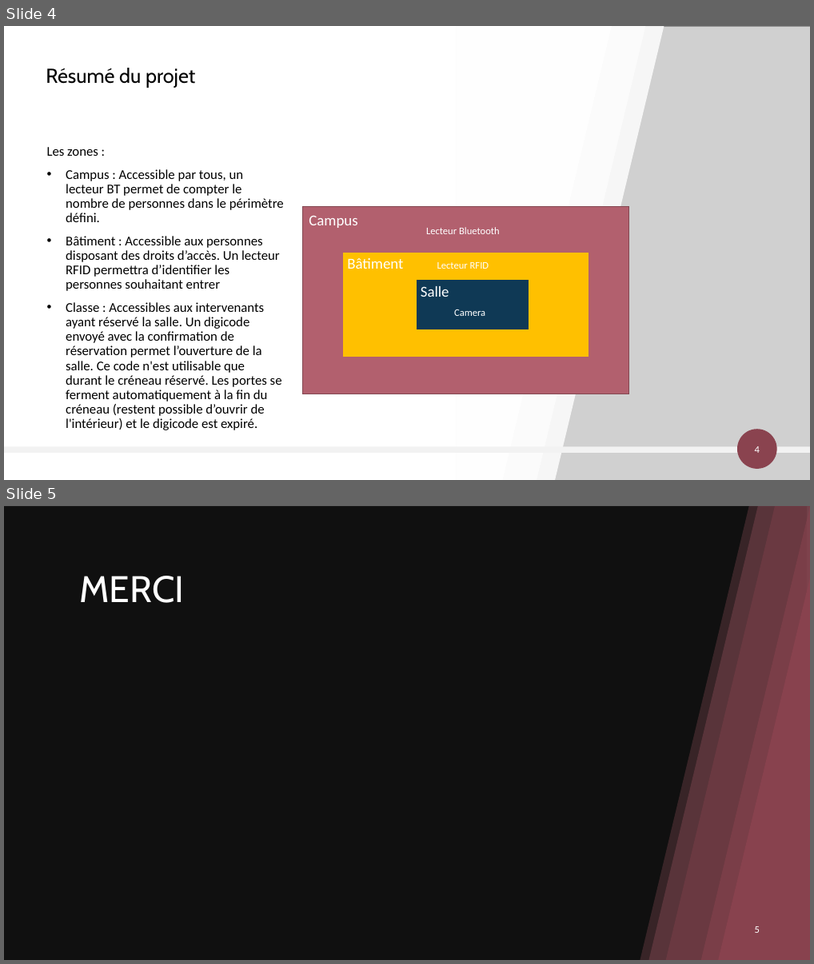
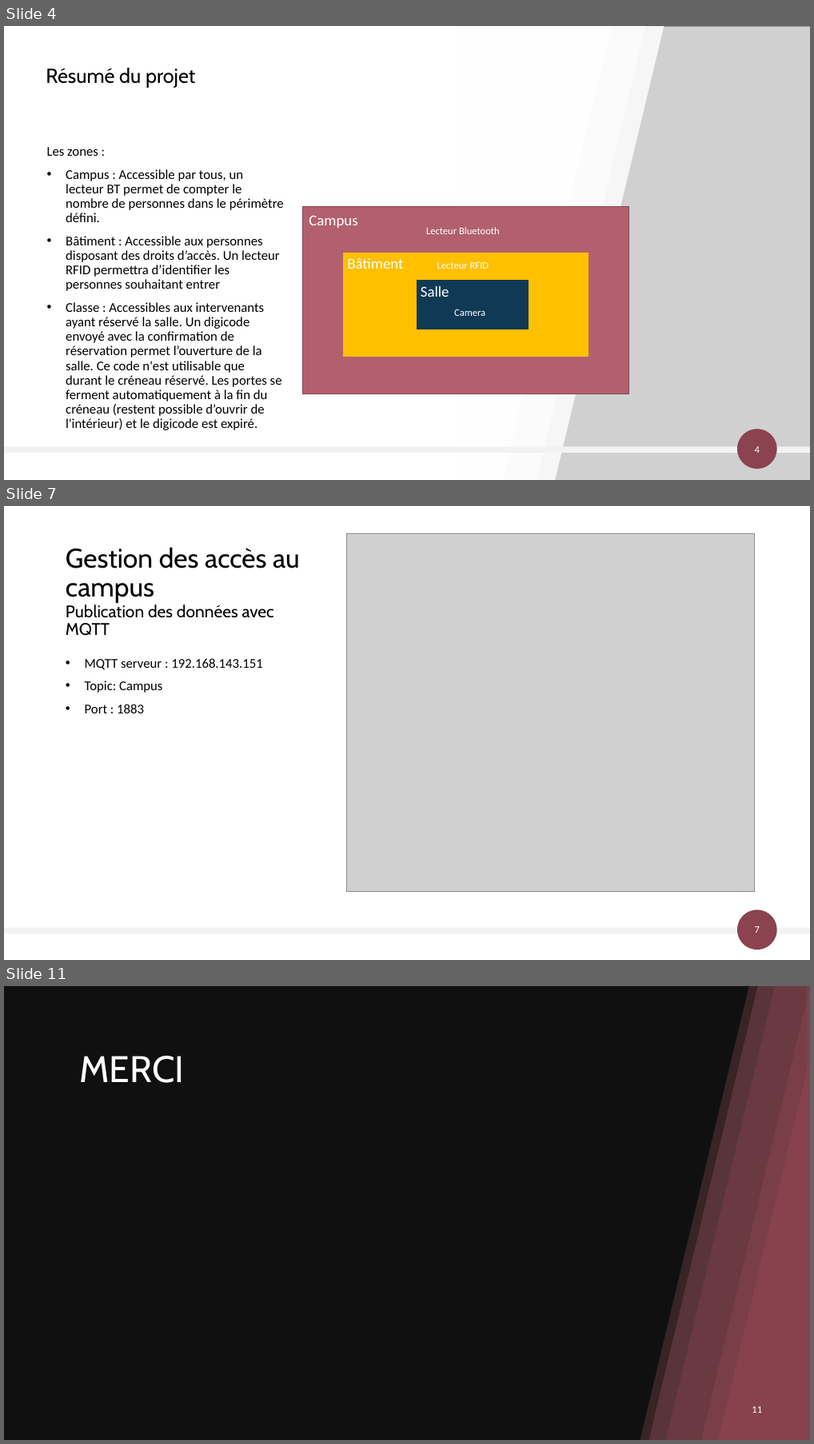
Before and after one commit to AlexandreSaxemard/GestionAccesBatiment, a slide deck: Docs/Gestion des accès au bâtiment.pptx. Shown one above the other, each under a label of ours: slides 4 and 5 before the commit, slides 4, 7 and 11 after it; the slides between them are not shown. The pictures are 814x964 and 814x1444 pixels, drawn with LibreOffice and Linux fonts; fonts in the diff are those of the drawing; grey boxes stand for pictures; background and template pictures are left out; a plain dark background stands for a picture behind light text. Boxes give left, top, right and bottom in pixels: in the first picture for what was removed or moved away, otherwise in the second. Text is boxed around its words. In the diff, an @@ line names an element or a change of style, - is before the commit and + after.

```diff
--- a/Docs/Gestion des accès au bâtiment.pptx
+++ b/Docs/Gestion des accès au bâtiment.pptx
@@ slide 7 added at [4,506,810,960], background #FFFFFF @@
@@ title added at [66,547,300,636], 20 pt, text #000000 @@
+Gestion des accès au campus
+Publication des données avec MQTT
@@ picture added at [347,534,755,892] @@
@@ text added at [85,658,262,713], 16 pt, text #000000 @@
+• MQTT serveur : 192.168.143.151
+• Topic: Campus
+• Port : 1883
@@ ellipse added at [738,909,778,949], fill #8A434F @@
@@ rectangle added at [4,928,810,934], fill #F2F2F2 @@
@@ page number added at [755,926,760,932], 12 pt, text #FFFFFF @@
+7
@@ what was slide 5 is now slide 11 @@
@@ page number at [752,1406,762,1412]: text changed @@
-5
+11
```
Also in this commit, not shown: 1 slide changed, 5 other slides added, 1 other file.
